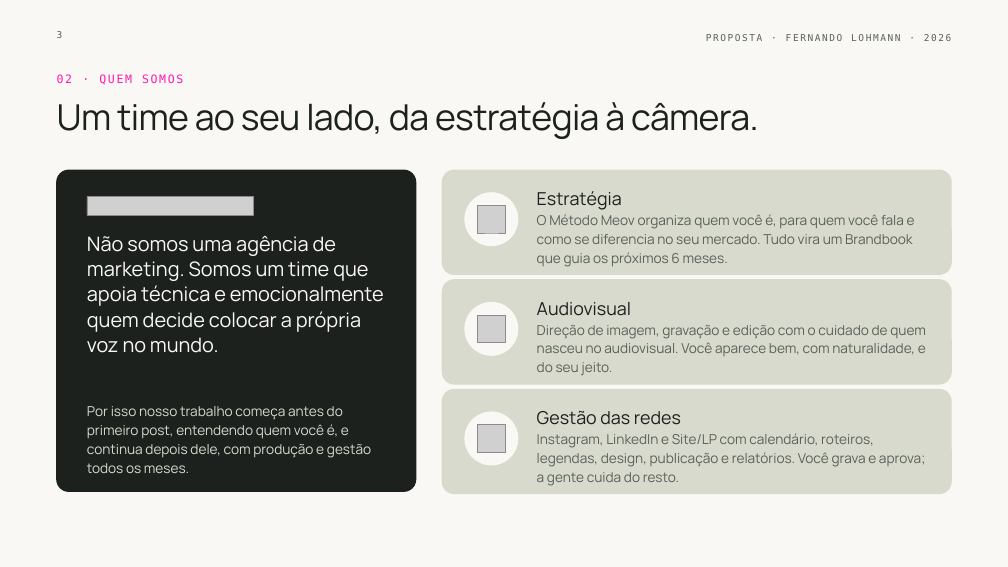
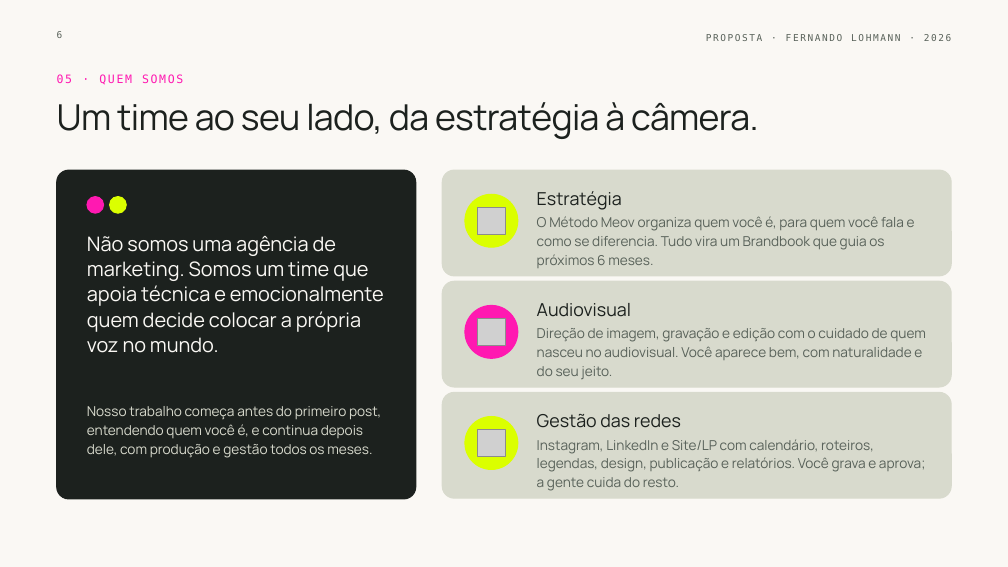
Before and after one commit to diogo-aho/Meov---MKT-Pessoal, a slide deck: slide 6 of propostas/fernando-lohmann/meov-proposta-fernando-lohmann.pptx (slide 3 before the commit). Drawn at 1008x567 pixels with LibreOffice and Linux fonts; fonts in the diff are those of the drawing; grey boxes stand for pictures; background and template pictures are left out. Boxes give left, top, right and bottom in pixels: in the first picture for what was removed or moved away, otherwise in the second. Text is boxed around its words. In the diff, an @@ line names an element or a change of style, - is before the commit and + after.

```diff
--- a/propostas/fernando-lohmann/meov-proposta-fernando-lohmann.pptx
+++ b/propostas/fernando-lohmann/meov-proposta-fernando-lohmann.pptx
@@ text at [57, 74, 183, 85]: text changed @@
-02 · QUEM SOMOS
+05 · QUEM SOMOS
@@ proportions changed in 4 elements at [442, 170, 951, 276], [442, 281, 951, 387], [442, 392, 951, 498], [57, 170, 416, 499] @@
@@ rounded rectangle: place and size @@
-rounded rectangle at [57, 170, 416, 492]
+rounded rectangle at [57, 170, 416, 499]
@@ picture removed at [87, 197, 253, 216] @@
@@ ellipse added at [87, 197, 104, 213], fill #FF19B1, outline #FF19B1 1 pt @@
@@ ellipse added at [110, 197, 126, 213], fill #DBFF00, outline #DBFF00 1 pt @@
@@ ellipse at [465, 194, 518, 247]: fill #FAF8F4 to #DBFF00; outline #FAF8F4 1 pt to #DBFF00 1 pt @@
@@ text at [537, 216, 915, 268]: text changed @@
-O Método Meov organiza quem você é, para quem você fala e como se diferencia no seu mercado. Tudo vira um Brandbook que guia os próximos 6 meses.
+O Método Meov organiza quem você é, para quem você fala e como se diferencia. Tudo vira um Brandbook que guia os próximos 6 meses.
@@ ellipse at [465, 306, 518, 358]: fill #FAF8F4 to #FF19B1; outline #FAF8F4 1 pt to #FF19B1 1 pt @@
@@ text at [537, 328, 926, 379]: text changed @@
-Direção de imagem, gravação e edição com o cuidado de quem nasceu no audiovisual. Você aparece bem, com naturalidade, e do seu jeito.
+Direção de imagem, gravação e edição com o cuidado de quem nasceu no audiovisual. Você aparece bem, com naturalidade e do seu jeito.
@@ text at [87, 406, 381, 458]: text changed @@
-Por isso nosso trabalho começa antes do primeiro post, entendendo quem você é, e continua depois dele, com produção e gestão todos os meses.
+Nosso trabalho começa antes do primeiro post, entendendo quem você é, e continua depois dele, com produção e gestão todos os meses.
@@ 2 ellipses, 1 text, 1 rounded rectangle, 1 picture: place and size @@
-2 ellipses, 1 text, 1 rounded rectangle, 1 picture at [442, 302, 951, 494]
+2 ellipses, 1 text, 1 rounded rectangle, 1 picture at [442, 306, 951, 498]
@@ ellipse at [465, 417, 518, 470]: fill #FAF8F4 to #DBFF00; outline #FAF8F4 1 pt to #DBFF00 1 pt @@
```
Also in this commit, not shown: 6 other slides changed, 8 slides added, 3 slides removed, 9 other files.
